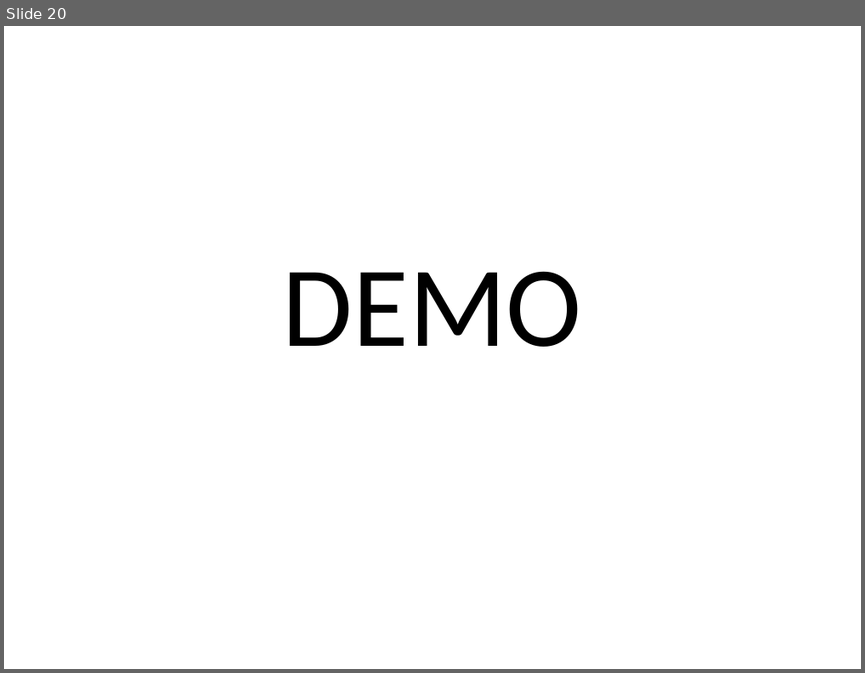
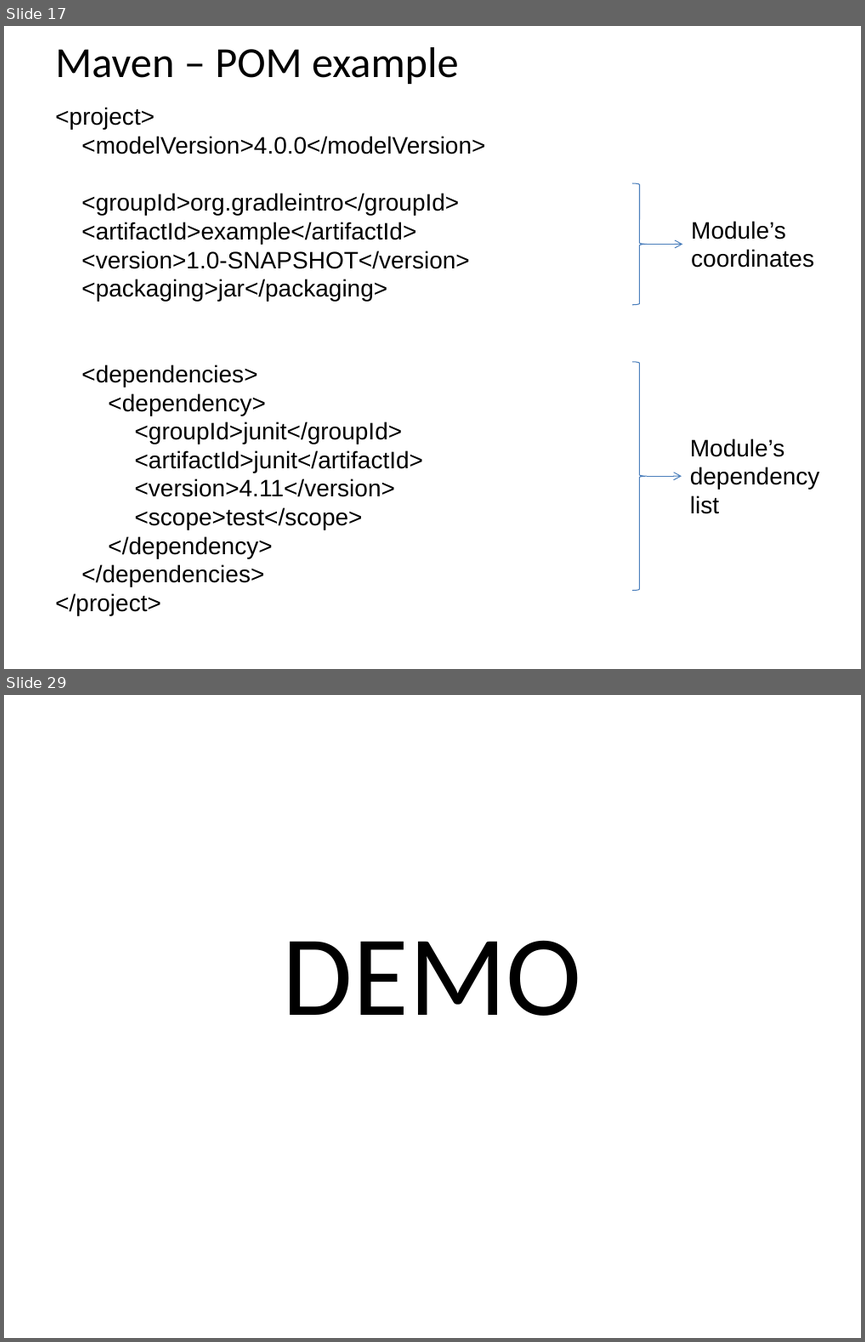
Before and after one commit to kob-aha/gradle-presentation, a slide deck: presentation/Introduction to Gradle.pptx. Shown one above the other, each under a label of ours: slide 20 before the commit, slides 17 and 29 after it; the slides between them are not shown. The pictures are 865x673 and 865x1342 pixels, drawn with LibreOffice and Linux fonts; fonts in the diff are those of the drawing. Boxes give left, top, right and bottom in pixels: in the first picture for what was removed or moved away, otherwise in the second. Text is boxed around its words. In the diff, an @@ line names an element or a change of style, - is before the commit and + after.

```diff
--- a/presentation/Introduction to Gradle.pptx
+++ b/presentation/Introduction to Gradle.pptx
@@ slide 17 added at box(4, 26, 861, 669), background #FFFFFF @@
@@ text added at box(55, 47, 459, 84), 36 pt, text #000000 @@
+Maven – POM example
@@ text added at box(55, 107, 485, 615), 20 pt, text #000000 @@
+<project>
+<modelVersion>4.0.0</modelVersion>
+<groupId>org.gradleintro</groupId>
+<artifactId>example</artifactId>
+<version>1.0-SNAPSHOT</version>
+<packaging>jar</packaging>
+<dependencies>
+<dependency>
+<groupId>junit</groupId>
+<artifactId>junit</artifactId>
+<version>4.11</version>
+<scope>test</scope>
+</dependency>
+</dependencies>
+</project>
@@ right brace added at box(632, 183, 647, 306), outline #4B7EBC 0.75 pt @@
@@ text added at box(691, 221, 814, 267), 20 pt, text #000000 @@
+Module’s
+coordinates
@@ arrow added from (647, 244) to (682, 244), #4B7EBC 0.75 pt @@
@@ right brace added at box(632, 362, 647, 590), outline #4B7EBC 0.75 pt @@
@@ text added at box(690, 438, 820, 514), 20 pt, text #000000 @@
+Module’s
+dependency
+list
@@ arrow added from (647, 476) to (681, 476), #4B7EBC 0.75 pt @@
@@ what was slide 20 is now slide 29 @@
```
Also in this commit, not shown: 17 slides changed, 7 other slides added, 14 other files.
